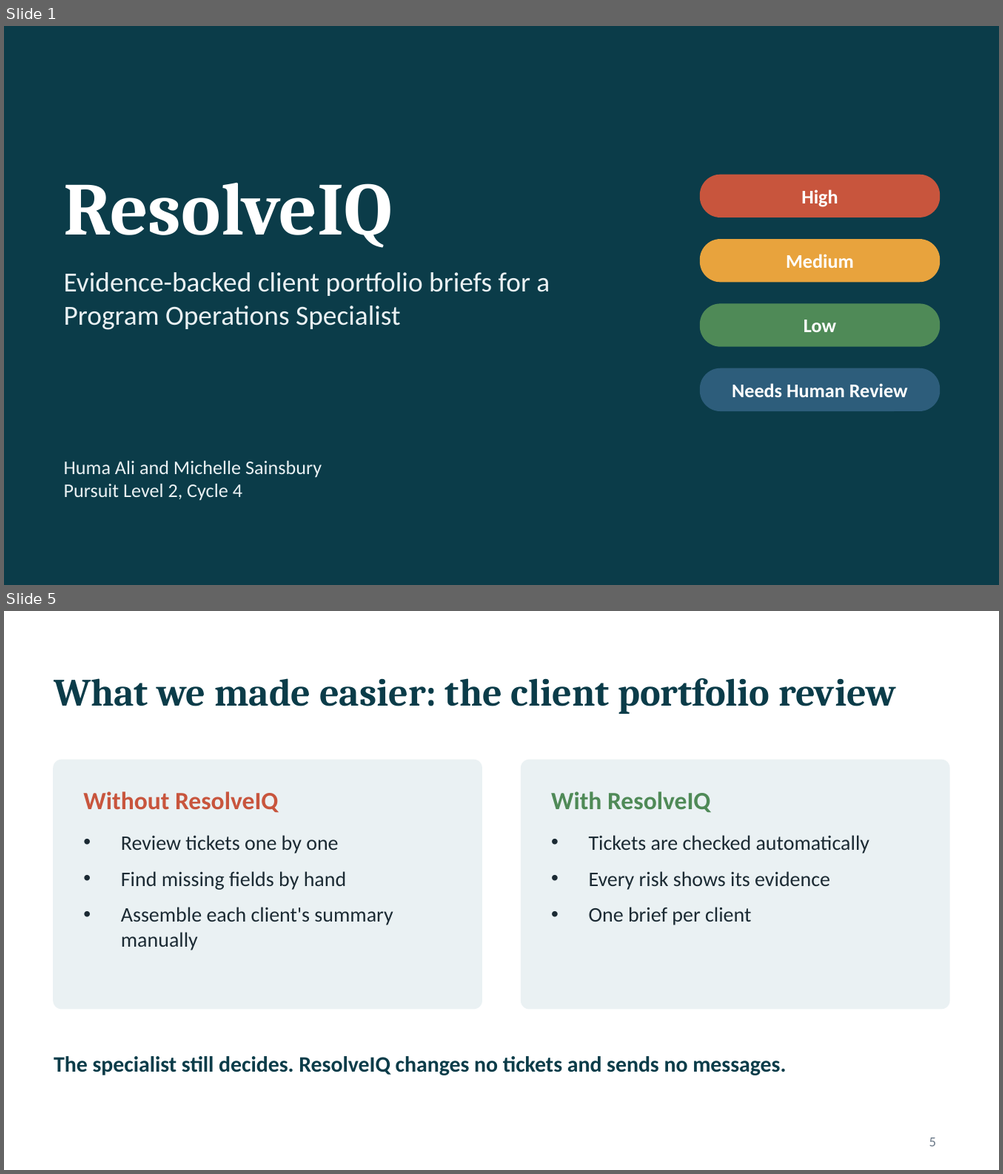
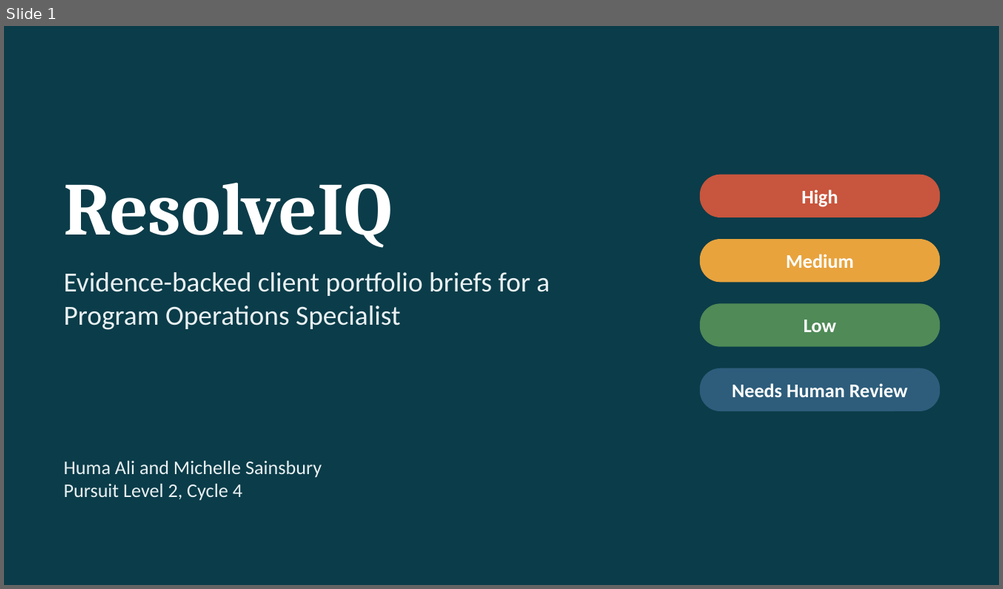
Before and after one commit to Michelle-Sainsbury/resolveiq, a slide deck: docs/showcase/ResolveIQ_Presentation.pptx. Shown one above the other, each under a label of ours: slides 1 and 5 before the commit, slide 1 after it; the slides between them are not shown. The pictures are 1003x1174 and 1003x589 pixels, drawn with LibreOffice and Linux fonts; fonts in the diff are those of the drawing. Boxes give left, top, right and bottom in pixels: in the first picture for what was removed or moved away, otherwise in the second. Text is boxed around its words. In the diff, an @@ line names an element or a change of style, - is before the commit and + after.

```diff
--- a/docs/showcase/ResolveIQ_Presentation.pptx
+++ b/docs/showcase/ResolveIQ_Presentation.pptx
@@ slide 5 removed at [4,611,999,1170], background #FFFFFF @@
@@ text removed at [54,678,896,714] @@
-What we made easier: the client portfolio review
@@ rounded rectangle removed at [54,760,481,1009] @@
@@ rounded rectangle removed at [521,760,949,1009] @@
@@ text removed at [83,792,278,812] @@
-Without ResolveIQ
@@ text removed at [551,792,710,812] @@
-With ResolveIQ
@@ text removed at [121,835,392,951] @@
-• Review tickets one by one
-• Find missing fields by hand
-• Assemble each client's summary manually
@@ text removed at [589,835,870,925] @@
-• Tickets are checked automatically
-• Every risk shows its evidence
-• One brief per client
@@ text removed at [54,1056,785,1076] @@
-The specialist still decides. ResolveIQ changes no tickets and sends no messages.
@@ page number removed at [929,1138,936,1147] @@
-5
```
Also in this commit, not shown: 1 slide changed, 4 slides added, 6 other slides removed.
